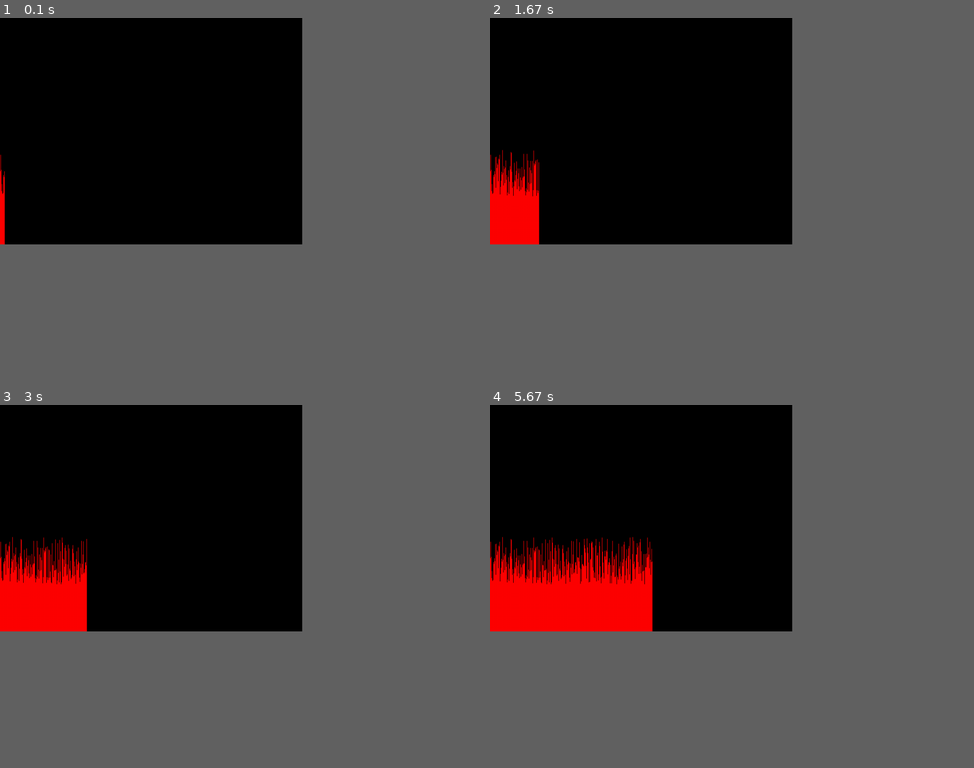
Above: before the commit, frames 1-4 (two rows, left to right).
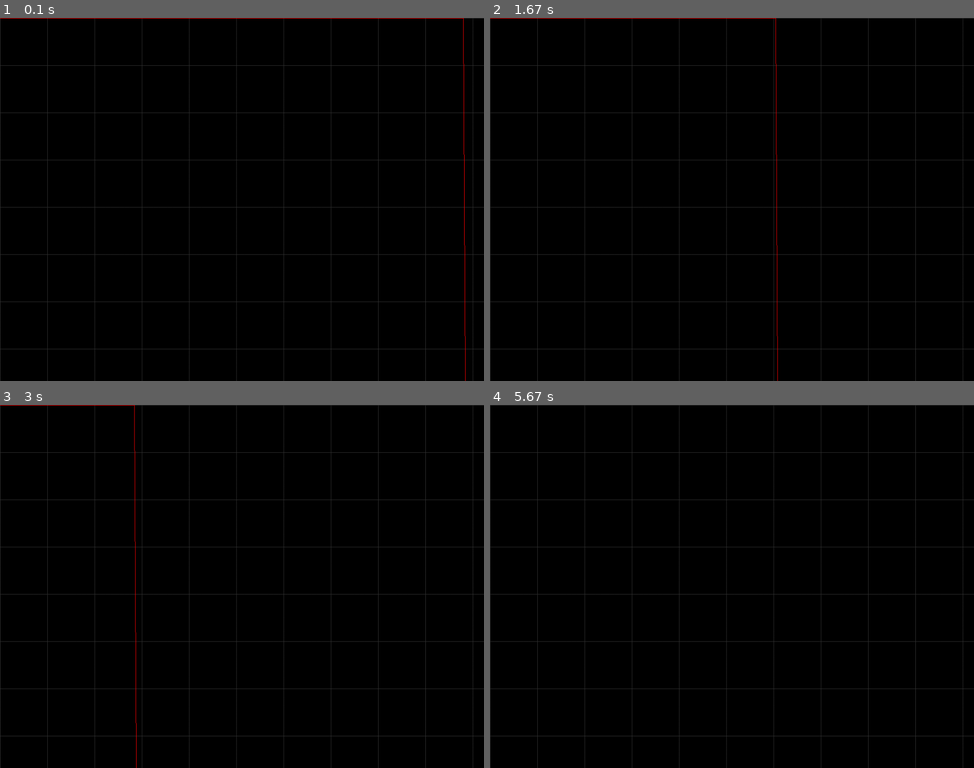
Above: after the commit, the same moments.

Repository: hozgur/pico-projects
Game: pygame game, started from hx711/plot-data2.py
Same seed, same stepped clock (60 frames per second), same inputs: the game is played once before the commit and once after it.
Inputs:
- Up to frame 1 (0.1 s): no input
- Up to frame 2 (1.67 s): no input
- Up to frame 3 (3 s): no input
- Up to frame 4 (5.67 s): no input
In our replay, the window is 562x421 before the commit and 900x675 after it. These sizes can differ from the game's own. Grey fills any space a smaller window leaves; there, only what the larger window draws over its background counts as a difference.

The runs differ from the first frame. In frame 1, 2.4% of the frame differs, in the area x 0-100%, y 0-100%; in frame 2, 4.4%; in frame 3, 6.0%; in frame 4, 9.0%.

Commit message:
grafik gelistirmesi

Diff:
--- /dev/null
+++ b/hx711/SerialMock.py
@@ -0,0 +1,7 @@
+import random
+
+class SerialMock:
+    def __init__(self):
+        self.is_open = True
+    def readline(self):
+        return str(random.randint(-1000, 100000)).encode()
--- /dev/null
+++ b/hx711/main.py
@@ -0,0 +1,101 @@
+from machine import Pin
+from hx711_gpio import *
+from utime import ticks_ms, ticks_diff, sleep, sleep_ms
+from machine import Pin
+
+pin_OUT = Pin(25, Pin.IN, pull=Pin.PULL_DOWN)
+pin_SCK = Pin(15, Pin.OUT)
+
+hx = HX711(pin_SCK, pin_OUT)
+
+hx.OFFSET = 0 # -150000
+hx.set_gain(128)
+sleep_ms(50)
+
+data = [0 for _ in range(100)]
+
+def get_median(hx, num=100):
+    for _ in range(num):
+        data[_] = hx.read()
+    data.sort()
+    return data[num // 2]
+
+def run(loops = 100):
+    start = ticks_ms()
+    hx.set_gain(128)
+    sleep_ms(50)
+    resulta = get_median(hx, loops)
+    hx.set_gain(32)
+    sleep_ms(50)
+    resultb = get_median(hx, loops)
+    print(resulta, resultb)
+
+def run100(loops=100, delay = .3):
+    for _ in range (loops):
+        run(100)
+        if delay:
+            sleep(delay)
+
+mystr = "*" * 80
+def run2(loop = 50):
+    hx.set_gain(128)
+    for i in range(loop):
+        sleep_ms(20)
+        data = hx.read()
+        val = (data / 1000) + 20
+        if val < 0:
+            val = 0
+        if val > 79:
+            val = 79
+        print (mystr[:int(val)])
+
+def run3(loop = 50):
+    hx.set_gain(128)
+    while True:
+        sleep_ms(12.5)
+        data = hx.read()
+        print (data)
+
+
+
+def minmax(loops=10000, raw=True):
+    hx.set_gain(128)
+    middle = hx.read_average(min(loops, 1000))
+    hx.filtered = middle
+    middle = abs(middle) - hx.OFFSET
+    cnt0003 = 0
+    cnt001 = 0
+    cnt003 = 0
+    cnt010 = 0
+    cnt030 = 0
+    cnt100 = 0
+    cntx = 0
+    print ("Mittelwert", middle)
+    for _ in range(loops):
+        if raw is True:
+            val = abs(hx.read()) - hx.OFFSET
+        else:
+            val = abs(hx.read_lowpass()) - hx.OFFSET
+        if middle * (1 - 0.00003) < val < middle * (1 + 0.00003):
+            cnt0003 += 1
+        elif middle * (1 - 0.0001) < val < middle * (1 + 0.0001):
+            cnt001 += 1
+        elif middle * (1 - 0.0003) < val < middle * (1 + 0.0003):
+            cnt003 += 1
+        elif middle * (1 - 0.001) < val < middle * (1 + 0.001):
+            cnt010 += 1
+        elif middle * (1 - 0.003) < val < middle * (1 + 0.003):
+            cnt030 += 1
+        elif middle * (1 - 0.01) < val < middle * (1 + 0.01):
+            cnt100 += 1
+        else:
+            cntx += 1
+            print("Really out of band at %d: %d %x"  % (_, int(val), int(val)))
+
+    print("+/- 0.003%% %f\n+/- 0.01%% %f\n+/- 0.03%% %f\n+/- .1%%   %f\n+/- .3%%   %f\n+/- 1%%  %f\nBeyond:  %f" %
+          (cnt0003/loops, cnt001/loops, cnt003/loops, cnt010/loops, cnt030/loops, cnt100/loops, cntx/loops))
+
+
+run3(loop = 15400)
+#run100(loops = 20)
+# minmax(10000)
--- a/hx711/plot-data2.py
+++ b/hx711/plot-data2.py
@@ -1,21 +1,18 @@
 import pygame
-import serial
-import random
-useMockData = True
-dataCounter = 0
 
-class SerialMock:
-    def __init__(self):
-        self.is_open = True
-    def readline(self):
-        global dataCounter
-        dataCounter += 1
-        return str(dataCounter).encode() + b',' + str(random.randint(-1000, 100000)).encode()
+import numpy as np
+useMockData = False
+
+WIDTH = 1024
+HEIGHT = 768
+
+timescale = 4
 
 if useMockData:
-    # Mock data
+    import SerialMock
     ser = SerialMock()
 else:
+    import serial
     # initialize serial port
     ser = serial.Serial()
     ser.port = 'COM10' #Arduino serial port
@@ -27,34 +24,52 @@
         print(ser, "\n") #print serial parameters
 
 pygame.init()
-screen = pygame.display.set_mode((640, 480))
+screen = pygame.display.set_mode((WIDTH, HEIGHT))
 pygame.display.set_caption("Serial Plotter")
-
 
 # Define colors
 black = (0, 0, 0)
 red = (255, 0, 0)
 
-data = [0 for _ in range(640)]
+data = np.zeros((WIDTH//timescale,2))
+data[:,0] = np.arange(WIDTH//timescale) * timescale
 
-x = 0
-# Main game loop
+
+def readData():
+    # Read data from the serial port
+    line = ser.readline()
+    # Decode the data
+    data = int(line) /500 + HEIGHT * 2
+    if(data > HEIGHT):
+        print("overflow+ ", bin(int(line)))
+        data = HEIGHT
+    if(data < -100):
+        print("overflow- ", bin(int(line)))
+        data = 0
+
+    return data
+
+cache = []
+# Main loop
 while True:
     # Handle events
     for event in pygame.event.get():
         if event.type == pygame.QUIT:
             pygame.quit()
+            exit()
 
-    # Read data from the serial port
-    line = ser.readline()
-    data_as_list = line.split(b',')
-    #i = int(data_as_list[0])
-    data[x] = int(data_as_list[1])/1000 + 100
-
+    data[:,1] = np.roll(data[:,1],-1)
+    for i in range(timescale):
+        cache.append(readData())
+    data[-1,1] = sum(cache)/timescale
+    cache = []
     # Draw the data
     screen.fill(black)
-    for i in range(640):
-        pygame.draw.line(screen, red, (i, 480), (i, 480 - data[i]), 1)
-
+    #draw grid
+    for i in range(0, WIDTH, 100):
+        pygame.draw.line(screen, (50,50,50), (i, 0), (i, HEIGHT))
+    for i in range(0, HEIGHT, 100):
+        pygame.draw.line(screen, (50,50,50), (0, i), (WIDTH, i))
+    #draw data
+    pygame.draw.lines(screen, red, False, data, 1)
     pygame.display.flip()
-    x = (x + 1) % 640
--- /dev/null
+++ b/hx711/pygame-test.py
@@ -0,0 +1,24 @@
+import pygame
+
+#Define colors
+black = (0, 0, 0)
+red = (255, 0, 0)
+
+#Initialize pygame
+pygame.init()
+screen = pygame.display.set_mode((1024, 768))
+pygame.display.set_caption("Serial Plotter")
+
+data = [(x, x) for x in range(1024)]
+
+#main loop
+while True:
+    #Handle events
+    for event in pygame.event.get():
+        if event.type == pygame.QUIT:
+            pygame.quit()
+            exit()
+    #Draw the data
+    screen.fill(black)
+    pygame.draw.lines(screen, red, False, data, 1)
+    pygame.display.flip()
Not shown, changed: hx711/test.ipynb
